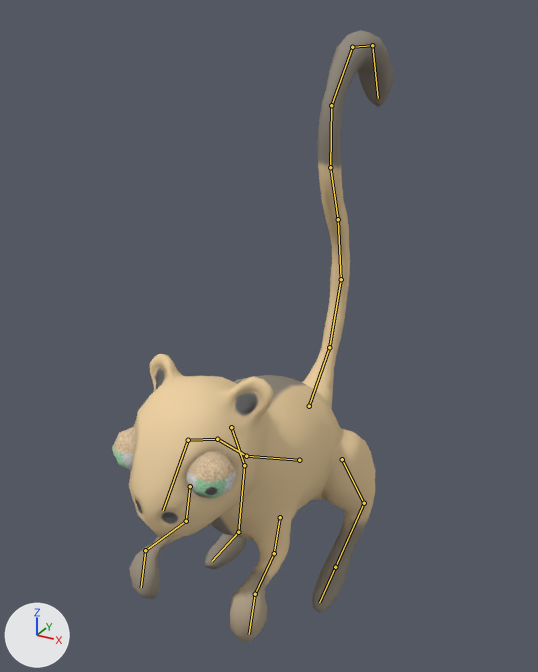
One commit to the Blender file Giants Bay/Assets/Mouse/Mesh/Mouse.blend: the scene before it, then after it.
One viewpoint serves both versions: a 50 mm camera at (0.672, -1.18, 1.253) aimed at (-0.11, 0.244, 0.542). The lights are fixed; the arrows at lower left show +X, +Y and +Z. The bones that bend it are drawn over the model as lines.

The first picture shows 'Mouse_LP'.
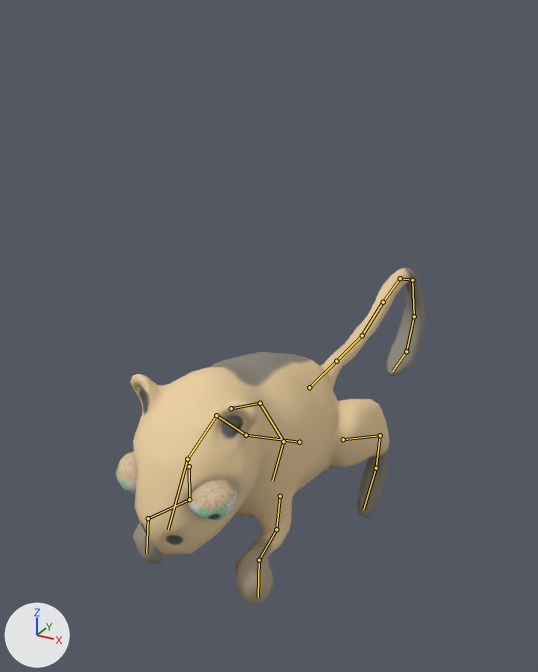
The newer file adds an action. The first version stands in its rest pose; the second is drawn at frame 50 of the action 'ArmatureAction'.

What differs and where, as boxes [x1, y1, x2, y2] in the pictures (538 x 672 px):
'Mouse_LP', posed (10% wider, 45% shorter): before [112, 30, 393, 642]; after [116, 267, 426, 605]
bone 'Bone', root to tip: before (299, 460) to (246, 456); after (299, 442) to (246, 435)

Patch to the scene script:
```diff
--- a/Giants Bay/Assets/Mouse/Mesh/Mouse.blend.py
+++ b/Giants Bay/Assets/Mouse/Mesh/Mouse.blend.py
@@ bone_bone @@
 bone_bone = bpy.data.objects['Armature'].pose.bones['Bone']
-bone_bone.location = (0.0, 0.0, 0.0)
+bone_bone.location = (0.0, 0.026, -0.043)
@@ bone_leg_ik_l @@
 bone_leg_ik_l = bpy.data.objects['Armature'].pose.bones['Leg_IK_L']
-bone_leg_ik_l.location = (0.0, 0.0, 0.0)
-bone_leg_ik_l.rotation_quaternion = (1.0, 0.0, 0.0, 0.0)  # degrees (0, 0, 0)
+bone_leg_ik_l.location = (0.0, 0.271, 0.065)
+bone_leg_ik_l.rotation_quaternion = (0.637, 0.771, 0.0, 0.0)  # degrees (101, 0, 0)
@@ bone_leg_ik_r_002 @@
 bone_leg_ik_r_002 = bpy.data.objects['Armature'].pose.bones['Leg_IK_R.002']
-bone_leg_ik_r_002.location = (0.0, 0.0, 0.0)
-bone_leg_ik_r_002.rotation_quaternion = (1.0, 0.0, 0.0, 0.0)  # degrees (0, 0, 0)
+bone_leg_ik_r_002.location = (0.0, 0.272, 0.064)
+bone_leg_ik_r_002.rotation_quaternion = (0.637, 0.771, 0.0, 0.0)  # degrees (101, 0, 0)
@@ bone_arm_ik_l_001 @@
 bone_arm_ik_l_001 = bpy.data.objects['Armature'].pose.bones['Arm_IK_L.001']
-bone_arm_ik_l_001.location = (0.0, 0.0, 0.0)
+bone_arm_ik_l_001.location = (0.0, 0.026, -0.065)
@@ bone_arm_ik_r_002 @@
 bone_arm_ik_r_002 = bpy.data.objects['Armature'].pose.bones['Arm_IK_R.002']
-bone_arm_ik_r_002.location = (0.0, 0.0, 0.0)
+bone_arm_ik_r_002.location = (0.0, 0.027, -0.065)
@@ bone_neckik @@
 bone_neckik = bpy.data.objects['Armature'].pose.bones['NeckIK']
-bone_neckik.location = (0.0, 0.0, 0.0)
+bone_neckik.location = (0.0, -0.04, -0.028)
@@ bone_tailik @@
 bone_tailik = bpy.data.objects['Armature'].pose.bones['TailIK']
-bone_tailik.location = (0.0, 0.0, 0.0)
+bone_tailik.location = (0.0, 0.846, 0.258)
```
